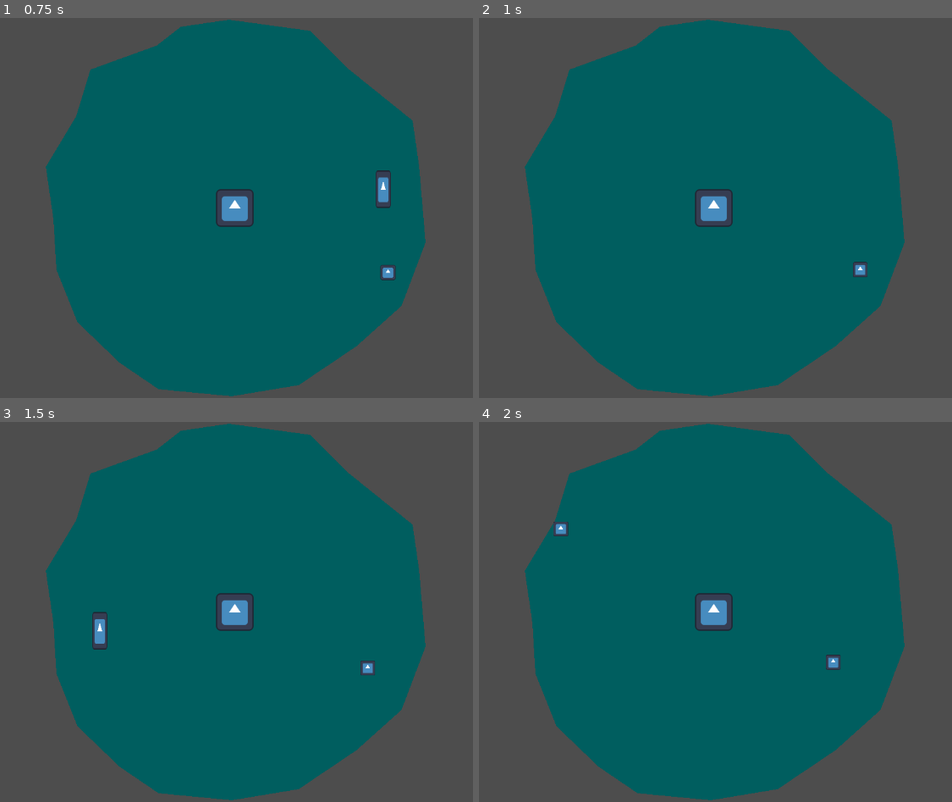
Above: before the commit, frames 1-4 (two rows, left to right).
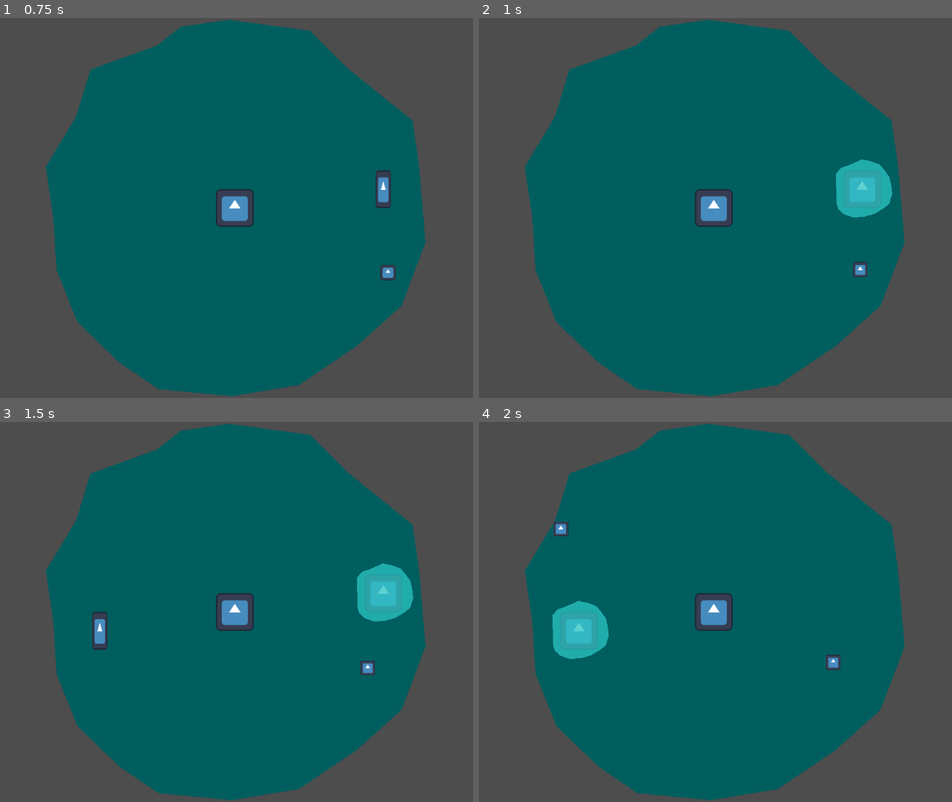
Above: after the commit, the same moments.

Repository: alifeee/loop
Game: Godot game, scene res://scenes/main.tscn
The game is run twice, just before and just after one commit, with the same random seed, the same clock (stepped at 60 frames per second) and the same inputs. The engine's default icon, where the game draws it, is replaced by a stand-in: a white triangle on a blue panel in a dark square.
Inputs (mouse positions are in pixels of both pictures, inside the frame that each line leads up to):
- Up to frame 1 (0.75 s): tap Enter at 0.5 s; move the mouse to (383, 189) at 0.52 s; click (383, 189) at 0.67 s
- Up to frame 2 (1 s): no input
- Up to frame 3 (1.5 s): move the mouse to (99, 631) at 1.27 s; click (99, 631) at 1.42 s
- Up to frame 4 (2 s): no input

Frame 1 is identical in both runs. In frame 2, 1.5% of the frame differs, in the area x 75-88%, y 37-53%; in frame 3, 1.5%; in frame 4, 1.5%.

Commit message:
fix collision (remove collision and replace with simple circle check)

Diff:
--- a/scenes/loop.tscn
+++ b/scenes/loop.tscn
@@ -3,25 +3,20 @@
 [ext_resource type="Script" uid="uid://dc61jsp7ri5ni" path="res://scripts/loop.gd" id="1_fpe6o"]
 [ext_resource type="Texture2D" uid="uid://wajv0p62nlg7" path="res://icon.svg" id="1_p0t4i"]
 
-[sub_resource type="CircleShape2D" id="CircleShape2D_p3fat"]
-radius = 35.15
+[sub_resource type="CircleShape2D" id="CircleShape2D_fpe6o"]
+radius = 50.0
 
-[node name="Node2D" type="Area2D" node_paths=PackedStringArray("hit_timer")]
+[node name="Node2D" type="Node2D"]
 script = ExtResource("1_fpe6o")
-hit_timer = NodePath("HitTimer")
 
 [node name="Sprite2D" type="Sprite2D" parent="."]
 modulate = Color(1, 1, 1, 0.458824)
 scale = Vector2(0.5, 0.5)
 texture = ExtResource("1_p0t4i")
 
+[node name="Polygon2D" type="Polygon2D" parent="."]
+color = Color(0.266667, 1, 1, 0.482353)
+polygon = PackedVector2Array(-1, -51, 14, -48, 30, -42, 39, -31, 46, -21, 49, -9, 51, 8, 46, 25, 37, 32, 21, 42, 3, 47, -15, 48, -31, 43, -42, 32, -44, 21, -44, 4, -45, -10, -45, -26, -37, -36, -23, -41, -7, -48)
+
 [node name="CollisionShape2D" type="CollisionShape2D" parent="."]
-shape = SubResource("CircleShape2D_p3fat")
-
-[node name="HitTimer" type="Timer" parent="."]
-wait_time = 0.4
-autostart = true
-
-[connection signal="body_entered" from="." to="." method="_on_body_entered"]
-[connection signal="body_exited" from="." to="." method="_on_body_exited"]
-[connection signal="timeout" from="HitTimer" to="." method="_on_timer_timeout"]
+shape = SubResource("CircleShape2D_fpe6o")
--- a/scenes/main.tscn
+++ b/scenes/main.tscn
@@ -23,7 +23,6 @@
 [node name="Spawner" type="Node2D" parent="."]
 position = Vector2(576, 324)
 script = ExtResource("1_0wfyh")
-spawn_from = 1
 
 [node name="SpawnTimer" type="Timer" parent="Spawner"]
 wait_time = 1.5
@@ -31,7 +30,5 @@
 
 [node name="Loop1" parent="." instance=ExtResource("5_tbgi4")]
 position = Vector2(-44, -48)
-attack_type = 1
-DAMAGE_PERCENT = 50.0
 
 [connection signal="timeout" from="Spawner/SpawnTimer" to="Spawner" method="_on_timer_timeout"]
--- a/scenes/test.tscn
+++ b/scenes/test.tscn
@@ -9,8 +9,6 @@
 
 [node name="Loop1" parent="." instance=ExtResource("1_errlg")]
 position = Vector2(48, 55)
-attack_type = 1
-DAMAGE_PERCENT = 50.0
 
 [node name="Demon" parent="." instance=ExtResource("2_bl13t")]
 position = Vector2(63, 63)
--- a/scripts/demon.gd
+++ b/scripts/demon.gd
@@ -20,17 +20,23 @@
 	)
 
 func hit(damage: float):
-	print("got hit")
+	#print("got hit")
 	if hittween:
 		hittween.kill()
 	hittween = get_tree().create_tween()
 	scale = Vector2(1.2,1.2)
+
 	hittween.tween_property(self, "scale", Vector2(1,1,), 0.1)
+	self.modulate = Color("#f0ff")
+	hittween.parallel().tween_property(self, "modulate", Color("#ffff"), 0.1)
 	health -= damage
 	if health <= 0:
 		die()
 
 func die() -> void:
+	Globals.demons.remove_at(
+		Globals.demons.find(self)
+	)
 	if hittween:
 		hittween.kill()
 	dead = true
--- a/scripts/globals.gd
+++ b/scripts/globals.gd
@@ -7,4 +7,6 @@
 	WIN_SCREEN
 }
 
+var demons: Array[Demon] = []
+
 @export var amicool: bool
--- a/scripts/loop.gd
+++ b/scripts/loop.gd
@@ -1,60 +1,2 @@
 class_name Loop
-extends Area2D
-
-@export var hit_timer: Timer
-enum ATTACK_TYPES {DamageOverTime, Instant}
-@export var attack_type: ATTACK_TYPES = ATTACK_TYPES.DamageOverTime
-@export var DAMAGE_PERCENT: float = 20
-
-var fadetween: Tween
-var current_bodies: Array[Node2D] = []
-
-func _process(delta: float) -> void:
-	pass
-
-func _on_body_entered(body: Node2D) -> void:
-	#print("add ", body, " to bodies")
-	if body not in current_bodies:
-		current_bodies.append(body)
-		body.hit(DAMAGE_PERCENT)
-	if attack_type != ATTACK_TYPES.DamageOverTime:
-		return
-	body.modulate = Color("#f8ff")
-
-func _on_body_exited(body: Node2D) -> void:
-	#print("remove ", body, " to bodies")
-	current_bodies.remove_at(
-		current_bodies.find(body)
-	)
-	if attack_type != ATTACK_TYPES.DamageOverTime:
-		return
-	if body is Demon and not body.dead:
-		body.modulate = Color("#ffff")
-
-# damage over time
-func _on_timer_timeout() -> void:
-	if attack_type != ATTACK_TYPES.DamageOverTime:
-		return
-	var attack_targets: Array[Node2D] = get_overlapping_bodies()
-	for target in attack_targets:
-		if target is Demon:
-			target.hit(DAMAGE_PERCENT)
-	var tween = get_tree().create_tween()
-	scale = Vector2(1.1,1.1)
-	tween.tween_property(self, "scale", Vector2(1,1), 0.1)
-
-# instant attack
-func do_punch_and_disappear() -> void:
-	if attack_type != ATTACK_TYPES.Instant:
-		return
-	#var attack_targets: Array[Node2D] = get_overlapping_bodies()
-	var attack_targets: Array[Node2D] = current_bodies
-	#print("got attack targets", attack_targets)
-	for target in attack_targets:
-		if target is Demon:
-			target.hit(DAMAGE_PERCENT)
-	modulate.a = 1
-	if fadetween:
-		fadetween.kill()
-	fadetween = get_tree().create_tween()
-	fadetween.tween_property(self, "modulate:a", 0, 0.25)
+extends Node2D
--- a/scripts/player.gd
+++ b/scripts/player.gd
@@ -3,6 +3,7 @@
 @export var loop1: Loop
 @export var LOOP_SPRITE_DISTANCE: float = 5
 @export var LOOP_RADIUS: float = 50
+@export var DAMAGE_PERCENT: float = 50
 
 var mouse_positions: Array[Vector2] = []
 var loop_segments: Array[Sprite2D] = []
@@ -14,7 +15,12 @@
 
 func do_loop_damage(position: Vector2, radius: float) -> void:
 	loop1.position = position
-	loop1.do_punch_and_disappear()
+	print(Globals.demons)
+	for demon in Globals.demons:
+		#print("distance: ", demon.global_position.distance_to(position))
+		if demon.global_position.distance_to(position) < radius:
+			#print("demon is hit !", demon)
+			demon.hit(DAMAGE_PERCENT)
 
 func add_mouse_position(v2: Vector2):
 	mouse_positions.append(v2)
--- a/scripts/portal.gd
+++ b/scripts/portal.gd
@@ -1,7 +1,5 @@
 extends Node2D
 
-enum SPAWN_FROM {Centre, Outside}
-@export var spawn_from: SPAWN_FROM = SPAWN_FROM.Centre
 var rng = RandomNumberGenerator.new()
 var packeddemon: PackedScene
 
@@ -10,22 +8,13 @@
 	_on_timer_timeout()
 
 func _on_timer_timeout() -> void:
-	if spawn_from == SPAWN_FROM.Centre:
-		#print("spawning demon from centre")
-		var newdemon: Demon = packeddemon.instantiate()
-		newdemon.position = Vector2(0,0)
-		newdemon.walk_angle = rng.randf_range(0.0, 2*PI)
-		add_child(newdemon)
-	if spawn_from == SPAWN_FROM.Outside:
-		#print("spawning demon from outside")
-		var newdemon: Demon = packeddemon.instantiate()
-		var spawning_angle = rng.randf_range(0.0, 2*PI)
-		var spawning_distance = 320 # px
-		newdemon.position = Vector2(
-			spawning_distance * sin(spawning_angle),
-			spawning_distance * cos(spawning_angle)
-		)
-		newdemon.walk_angle = spawning_angle - PI
-		#print(newdemon.position)
-		#print(newdemon.walk_angle)
-		add_child(newdemon)
+	var newdemon: Demon = packeddemon.instantiate()
+	var spawning_angle = rng.randf_range(0.0, 2*PI)
+	var spawning_distance = 320 # px
+	newdemon.position = Vector2(
+		spawning_distance * sin(spawning_angle),
+		spawning_distance * cos(spawning_angle)
+	)
+	newdemon.walk_angle = spawning_angle - PI
+	Globals.demons.append(newdemon)
+	add_child(newdemon)
